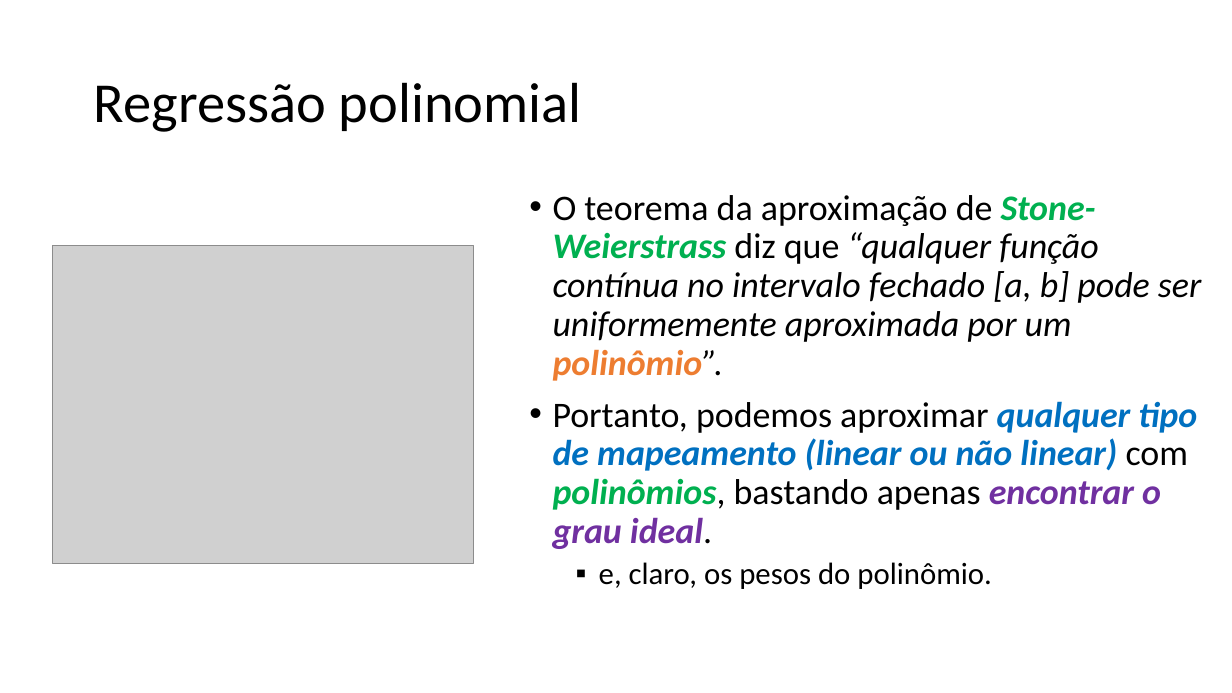
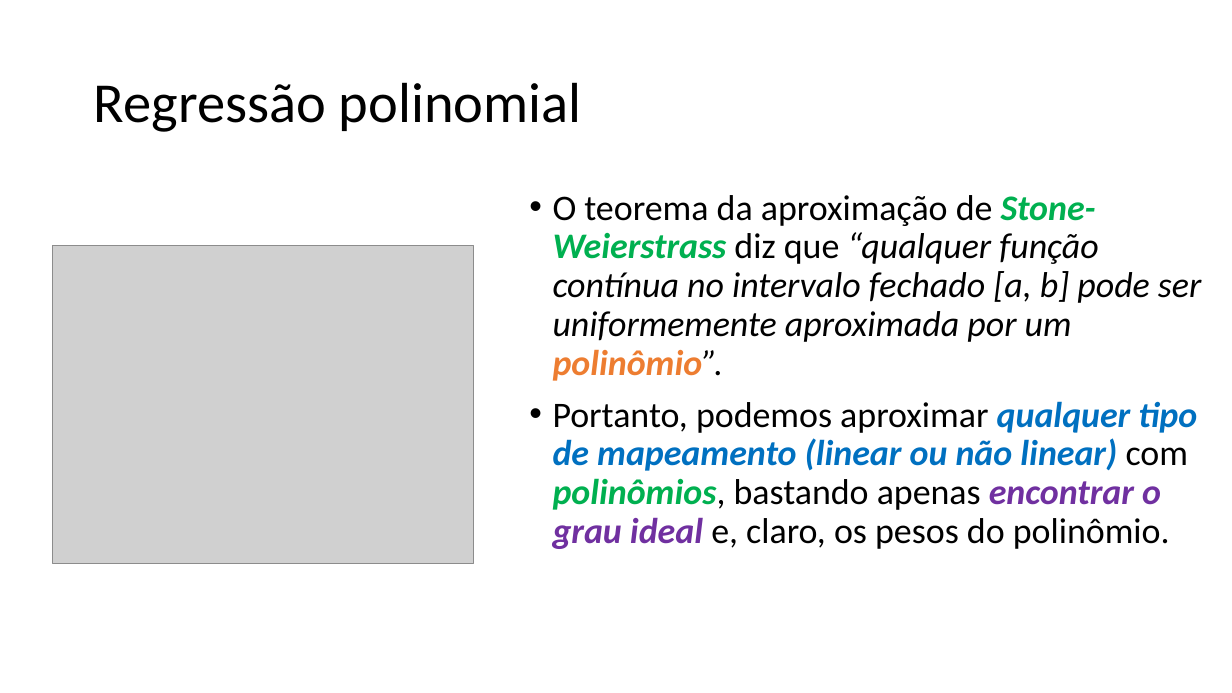
Before and after one commit to zz4fap/t319_aprendizado_de_maquina, a slide deck: slide 18 of slides/T319_Regressão_Linear (Parte IV).pptx. Drawn at 1232x693 pixels with LibreOffice and Linux fonts; fonts in the diff are those of the drawing; grey boxes stand for pictures. Boxes give left, top, right and bottom in pixels: in the first picture for what was removed or moved away, otherwise in the second. Text is boxed around its words. In the diff, an @@ line names an element or a change of style, - is before the commit and + after.

```diff
--- a/slides/T319_Regressão_Linear (Parte IV).pptx
+++ b/slides/T319_Regressão_Linear (Parte IV).pptx
@@ text at (553, 401, 1197, 549): text changed @@
-• Portanto, podemos aproximar qualquer tipo de mapeamento (linear ou não linear) com polinômios, bastando apenas encontrar o grau ideal.
-  ▪ e, claro, os pesos do polinômio.
+• Portanto, podemos aproximar qualquer tipo de mapeamento (linear ou não linear) com polinômios, bastando apenas encontrar o grau ideal e, claro, os pesos do polinômio.
```
Also in this commit, not shown: 7 other slides changed, 1 other file.
